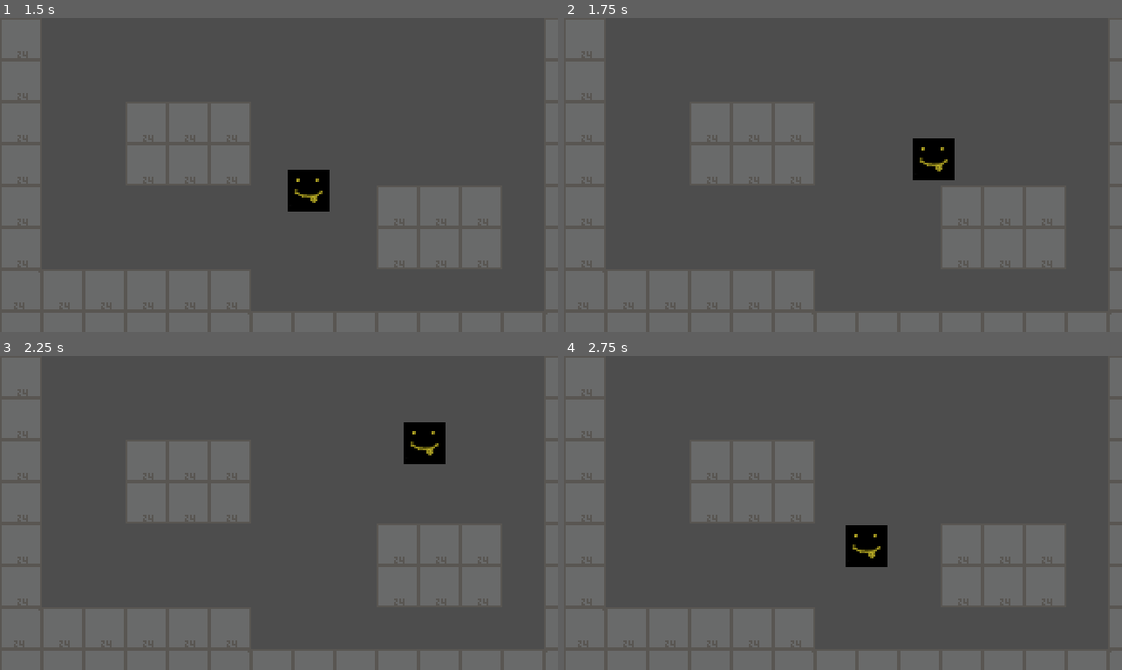
Above: before the commit, frames 1-4 (two rows, left to right).
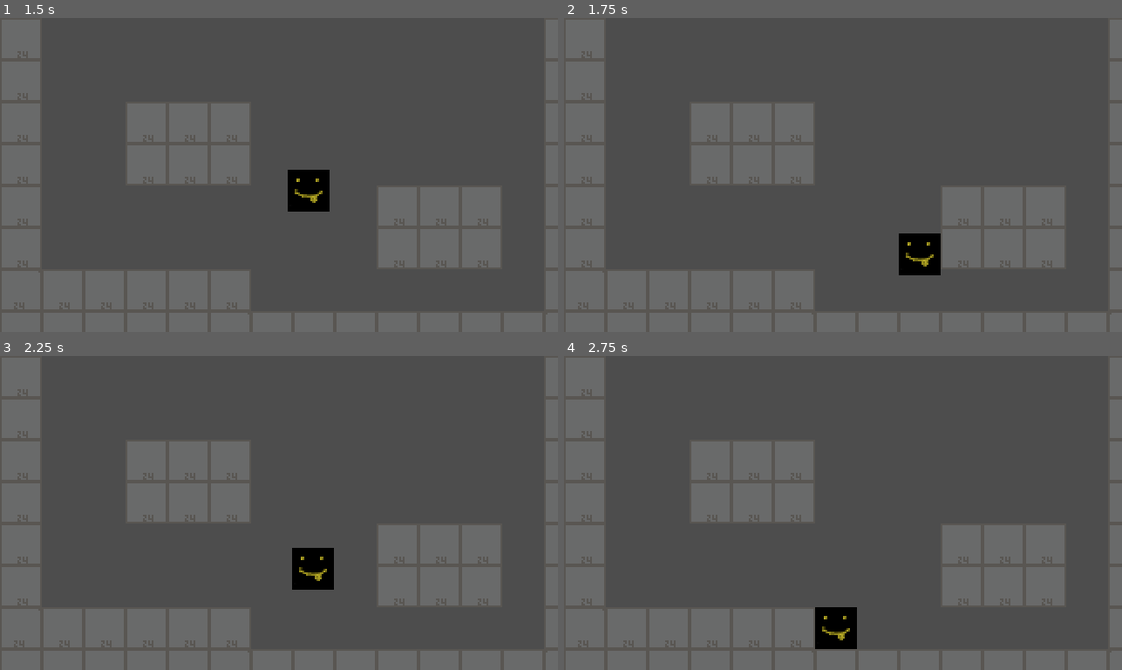
Above: after the commit, the same moments.

Repository: pixelbearstudio/game-off-jam
Game: Godot game, scene res://scenes/placeholder_level/placeholder_level.tscn
Same seed, same stepped clock (60 frames per second), same inputs: the game is played once before the commit and once after it. This scene is started directly instead of the project's main scene.
Inputs:
- Up to frame 1 (1.5 s): tap Enter at 0.5 s; hold D (move_right) from 0.53 s (still down); tap W (jump) at 0.6, 0.77, 1.07, 1.35 s
- Up to frame 2 (1.75 s): keep holding D (move_right); tap W (jump) at 1.52 s
- Up to frame 3 (2.25 s): tap W (jump) at 1.82, 2.1 s; release D (move_right) at 2.03 s; hold A (move_left) from 2.03 s (still down)
- Up to frame 4 (2.75 s): keep holding A (move_left)

Frame 1 is identical in both runs. In frame 2, 2.0% of the frame differs, in the area x 60-70%, y 38-82%; in frame 3, 2.0%; in frame 4, 2.0%.

Commit message:
fix player double jump

Diff:
--- a/scenes/player/player.gd
+++ b/scenes/player/player.gd
@@ -26,7 +26,7 @@
 
 	velocity.x = clampf(velocity.x, -MAX_H_SPEED, MAX_H_SPEED)
 
-	var can_jump: bool = is_on_floor() or has_double_jump or coyote_timer_node.is_stopped()
+	var can_jump: bool = is_on_floor() or has_double_jump or not coyote_timer_node.is_stopped()
 
 	if move_vector.y < 0 and can_jump:
 		velocity.y = move_vector.y * JUMP_SPEED
--- a/scenes/player/player.tscn
+++ b/scenes/player/player.tscn
@@ -6,7 +6,7 @@
 [sub_resource type="RectangleShape2D" id="RectangleShape2D_u45yt"]
 size = Vector2(24, 24)
 
-[node name="Player" type="CharacterBody2D"]
+[node name="Player" type="CharacterBody2D" groups=["player"]]
 script = ExtResource("1_cvw3j")
 
 [node name="CoyoteTimer" type="Timer" parent="."]
